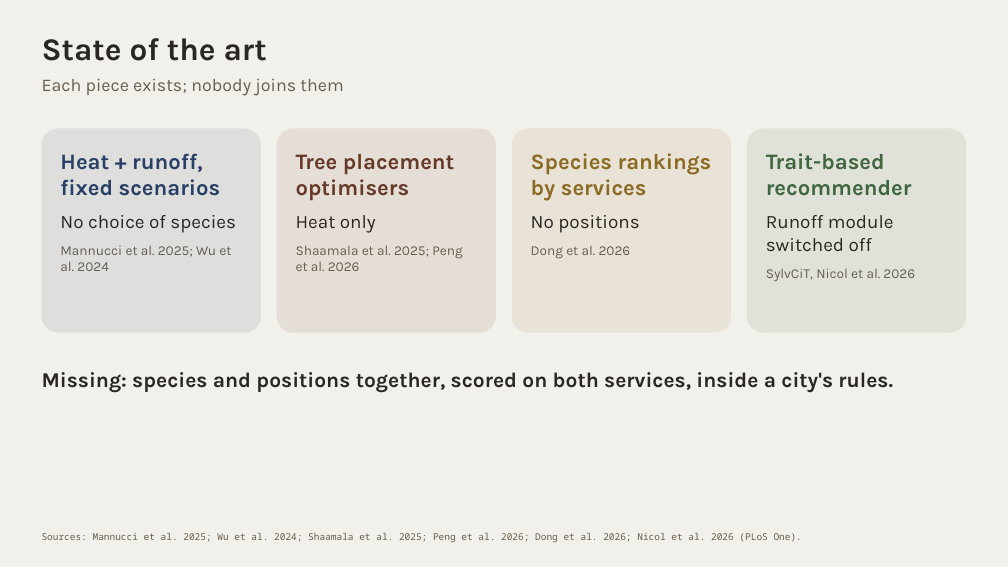
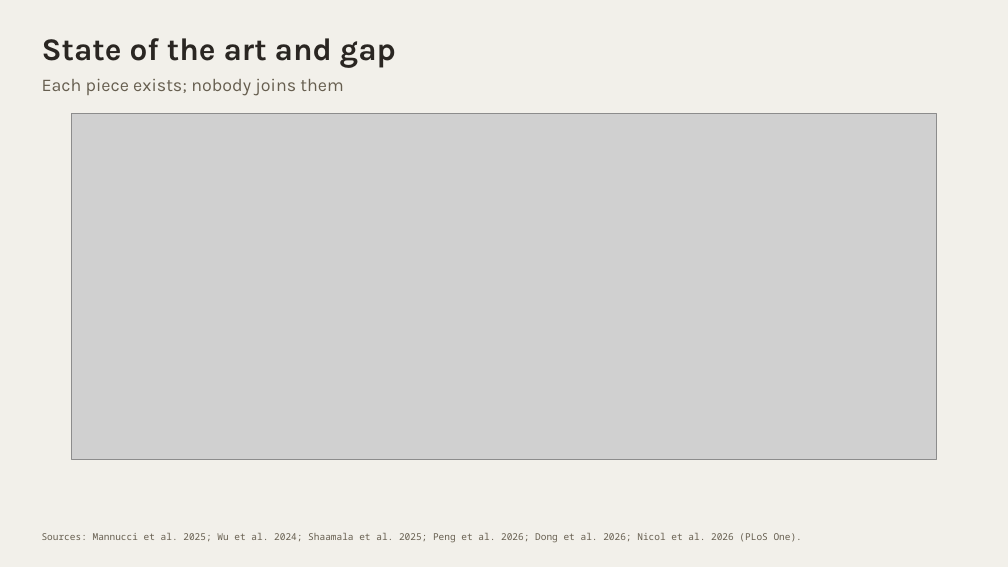
Before and after one commit to giofox96/shade-and-sponge, a slide deck: slide 3 of slides/rm_final/shade_and_sponge_rm_personal.pptx. Drawn at 1008x567 pixels with LibreOffice and Linux fonts; fonts in the diff are those of the drawing; grey boxes stand for pictures. Boxes give left, top, right and bottom in pixels: in the first picture for what was removed or moved away, otherwise in the second. Text is boxed around its words. In the diff, an @@ line names an element or a change of style, - is before the commit and + after.

```diff
--- a/slides/rm_final/shade_and_sponge_rm_personal.pptx
+++ b/slides/rm_final/shade_and_sponge_rm_personal.pptx
@@ text at [42,38,396,68]: text changed @@
-State of the art
+State of the art and gap
@@ picture added at [72,113,936,459] @@
@@ rounded rectangle removed at [42,129,261,333] @@
@@ rounded rectangle removed at [277,129,496,333] @@
@@ rounded rectangle removed at [512,129,731,333] @@
@@ rounded rectangle removed at [747,129,966,333] @@
@@ text removed at [60,153,236,271] @@
-Heat + runoff, fixed scenarios
-No choice of species
-Mannucci et al. 2025; Wu et al. 2024
@@ text removed at [296,154,462,271] @@
-Tree placement optimisers
-Heat only
-Shaamala et al. 2025; Peng et al. 2026
@@ text removed at [531,153,712,259] @@
-Species rankings by services
-No positions
-Dong et al. 2026
@@ text removed at [766,153,915,282] @@
-Trait-based recommender
-Runoff module switched off
-SylvCiT, Nicol et al. 2026
@@ text removed at [42,372,893,393] @@
-Missing: species and positions together, scored on both services, inside a city's rules.
```
Also in this commit, not shown: 5 other slides changed, 2 slides added, 3 slides removed, 51 other files.
